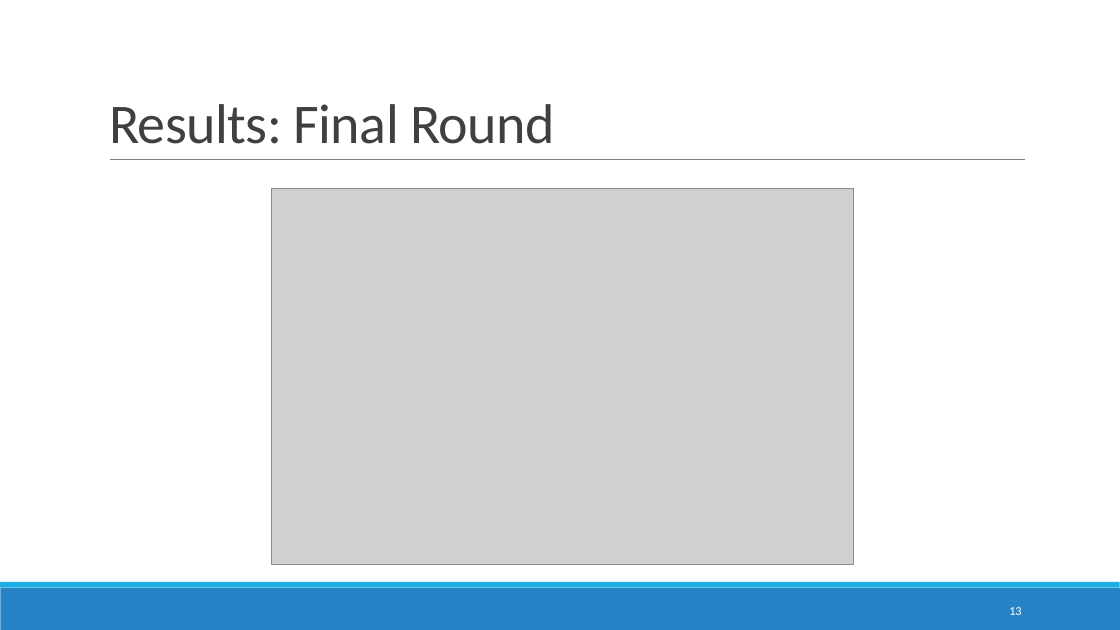
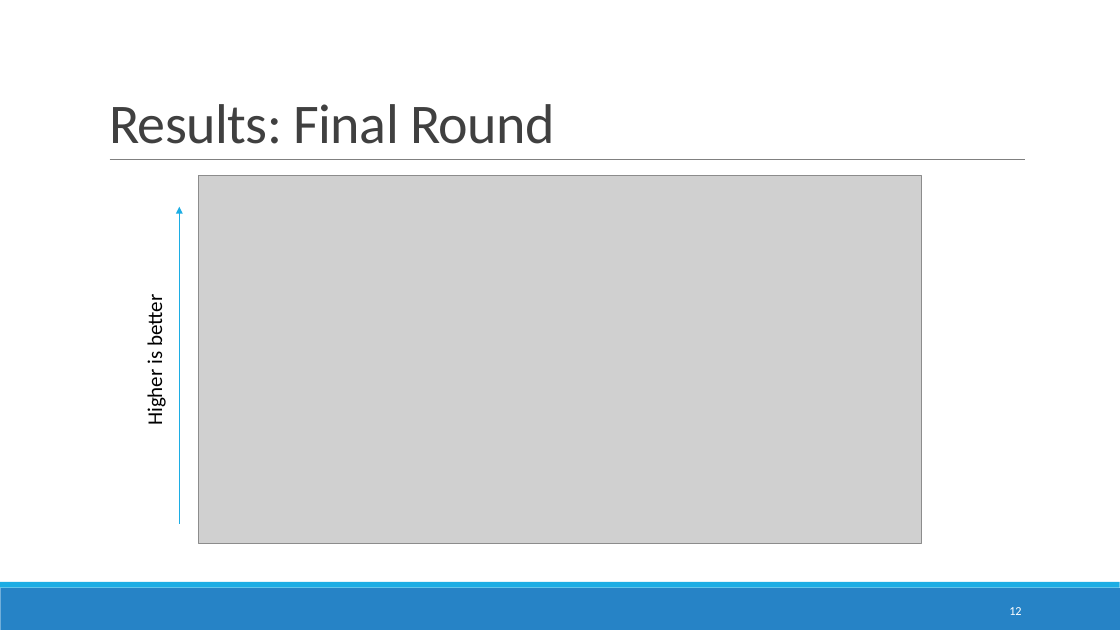
Before and after one commit to ITU-AI-ML-in-5G-Challenge/ITU-ML5G-PS-007-Aaronica, a slide deck: slide 12 of Presentation/GrandFinale.pptx (slide 13 before the commit). Drawn at 1120x630 pixels with LibreOffice and Linux fonts; fonts in the diff are those of the drawing; grey boxes stand for pictures. Boxes give left, top, right and bottom in pixels: in the first picture for what was removed or moved away, otherwise in the second. Text is boxed around its words. In the diff, an @@ line names an element or a change of style, - is before the commit and + after.

```diff
--- a/Presentation/GrandFinale.pptx
+++ b/Presentation/GrandFinale.pptx
@@ picture: place and size @@
-picture at <box>272,188,854,565</box>
+picture at <box>199,176,922,544</box>
@@ arrow added from (179, 524) to (179, 207), #1CADE4 1 pt @@
@@ text added at <box>142,302,168,424</box>, 18 pt, text #000000 @@
+Higher is better
@@ page number at <box>1009,607,1021,615</box>: text changed @@
-13
+12
```
Also in this commit, not shown: 12 other slides changed, 2 other files.
